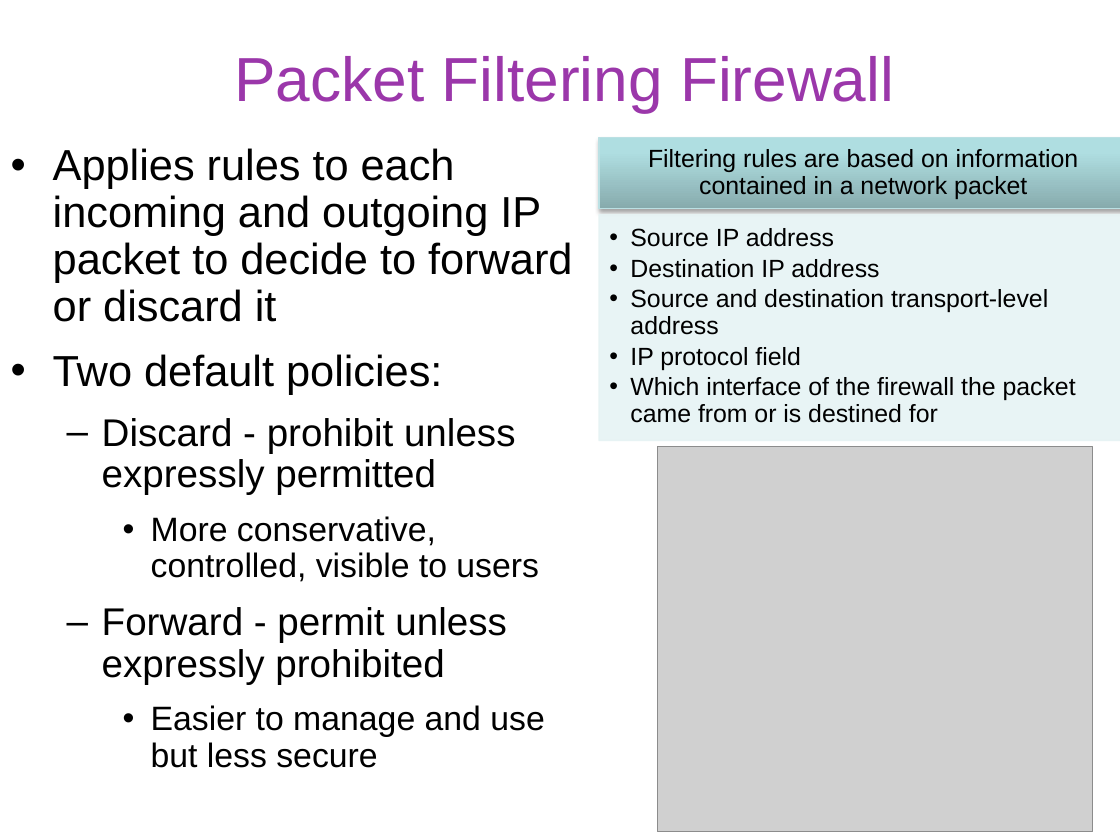
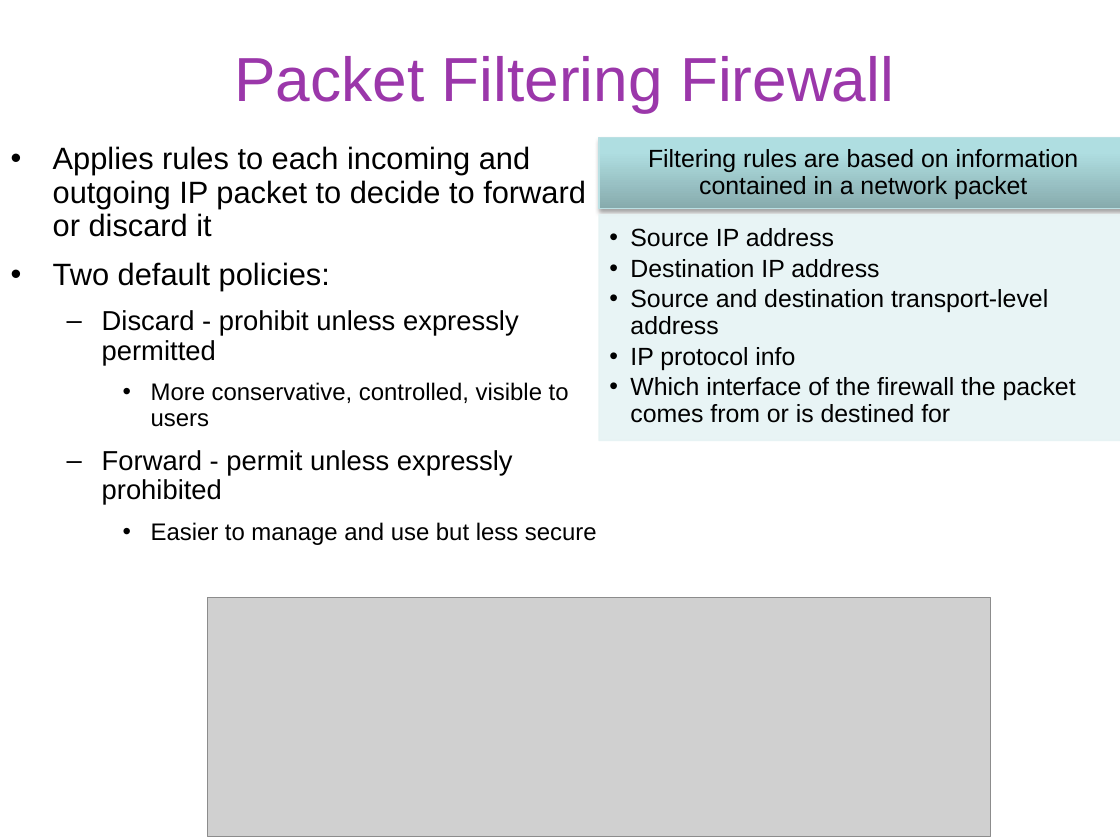
Before and after one commit to gulaoshi/gu.github.io, a slide deck: slide 9 of InfoSec/PPTs/L10-CH09-Firewalls and Intrusion Prevention.pptx. Drawn at 1120x840 pixels with LibreOffice and Linux fonts; fonts in the diff are those of the drawing; grey boxes stand for pictures. Boxes give left, top, right and bottom in pixels: in the first picture for what was removed or moved away, otherwise in the second. Text is boxed around its words. In the diff, an @@ line names an element or a change of style, - is before the commit and + after.

```diff
--- a/InfoSec/PPTs/L10-CH09-Firewalls and Intrusion Prevention.pptx
+++ b/InfoSec/PPTs/L10-CH09-Firewalls and Intrusion Prevention.pptx
@@ text "Applies rules to each incoming ..." at (x1=53, y1=146, x2=597, y2=545): size 27.9 to 19.8 pt in "Applies rules to each incoming and outgoing ...", "Two default policies:"; size 24.8 to 17.6 pt in "Discard - prohibit unless expressly permitted", "Forward - permit unless expressly prohibited"; size 21.7 to 15.4 pt in "More conservative, controlled, visible to users", "Easier to manage and use but less ..."; less space between paragraphs @@
@@ text at (x1=630, y1=347, x2=1076, y2=423): text changed @@
-  • IP protocol field
-  • Which interface of the firewall the packet came from or is destined for
+  • IP protocol info
+  • Which interface of the firewall the packet comes from or is destined for
@@ picture removed at (x1=657, y1=447, x2=1093, y2=832) @@
@@ picture added at (x1=207, y1=597, x2=990, y2=837) @@
@@ page number removed at (x1=1089, y1=811, x2=1099, y2=830) @@
-9
```
Also in this commit, not shown: 4 other slides changed, 1 slide added, 3 slides removed, 24 other files.
